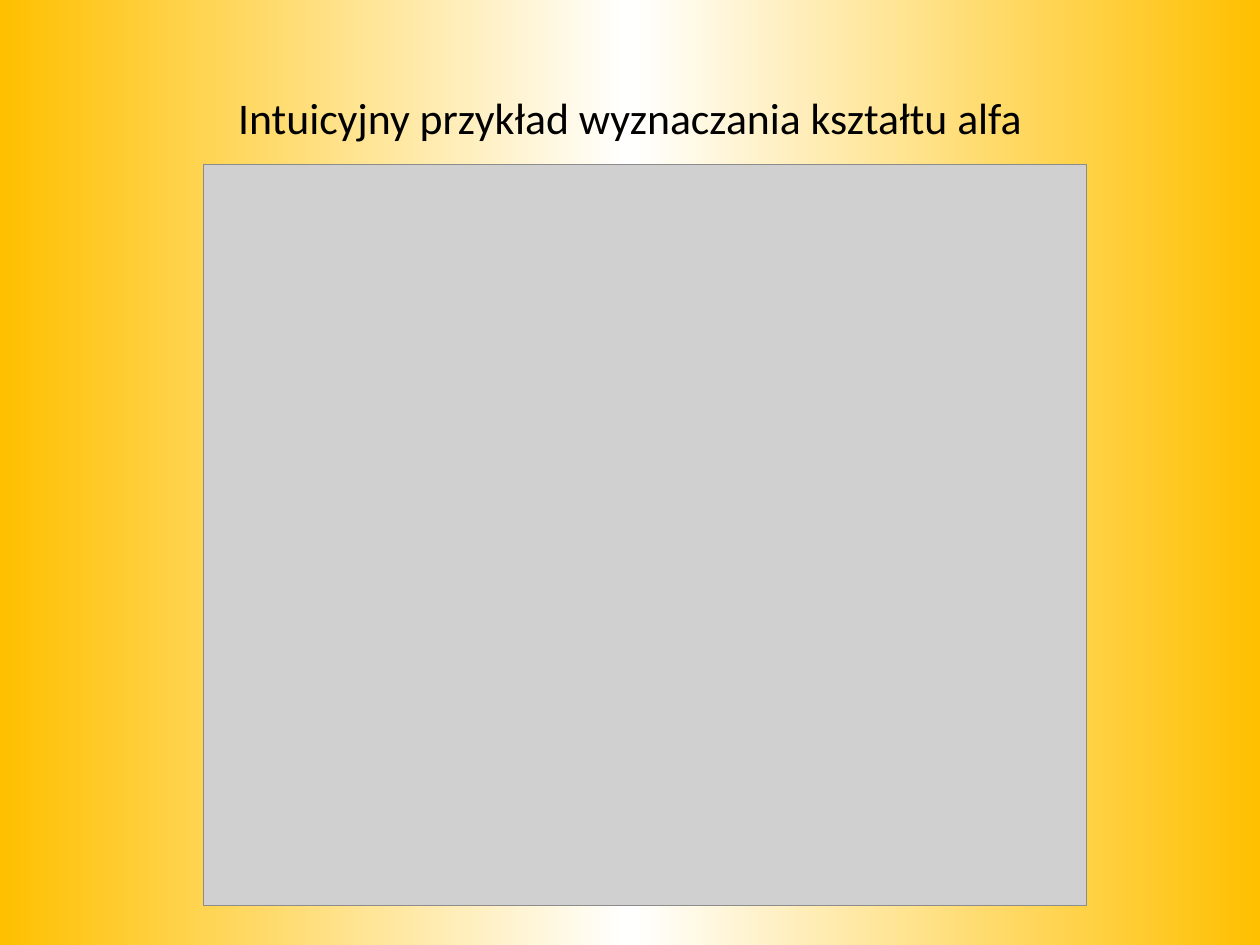
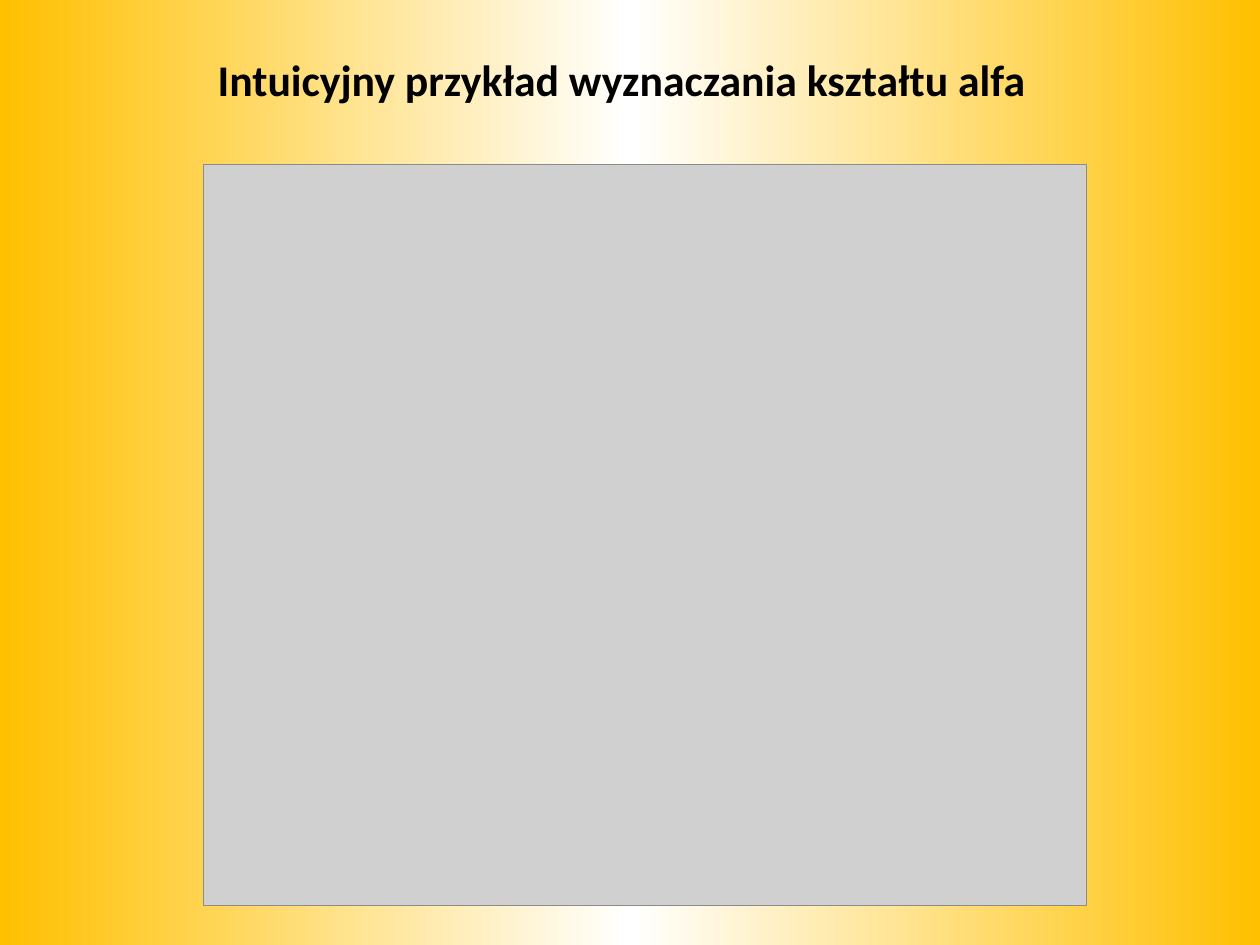
Before and after one commit to mkapiczy/DronVision, a slide deck: slide 19 of Dokumenty/Obrona/Prezentacja.pptx (slide 14 before the commit). Drawn at 1260x945 pixels with LibreOffice and Linux fonts; fonts in the diff are those of the drawing; grey boxes stand for pictures. Boxes give left, top, right and bottom in pixels: in the first picture for what was removed or moved away, otherwise in the second. Text is boxed around its words. In the diff, an @@ line names an element or a change of style, - is before the commit and + after.

```diff
--- a/Dokumenty/Obrona/Prezentacja.pptx
+++ b/Dokumenty/Obrona/Prezentacja.pptx
@@ title "Intuicyjny przykład wyznaczania kształtu alfa": place and size @@
-title "Intuicyjny przykład wyznaczania kształtu alfa" at (238, 97, 1021, 144)
+title "Intuicyjny przykład wyznaczania kształtu alfa" at (218, 60, 1025, 107)
@@ title "Intuicyjny przykład wyznaczania kształtu alfa" at (218, 60, 1025, 107): bold on @@
```
Also in this commit, not shown: 5 other slides changed, 10 slides added, 3 slides removed, 1 other file.
